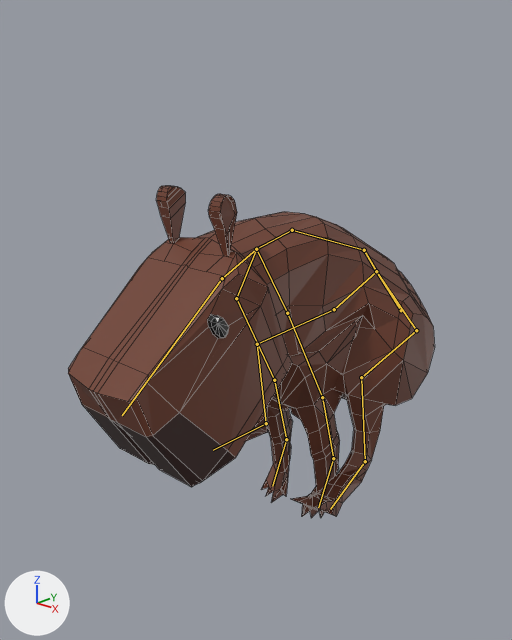
What one commit did to the Blender file asset-sources/Capybara.blend.
The view is the same before and after, from a camera (50 mm lens) standing at (2.1, -1.89, 2.97) and looking at (-0.18, 0.61, 1.81). The lights are fixed; the arrows at lower left show +X, +Y and +Z. Both versions are drawn at frame 20 of the action 'Jumping'; the numbers are the values there. The bones that bend it are drawn over the model as lines. Mesh edges are drawn as thin lines.
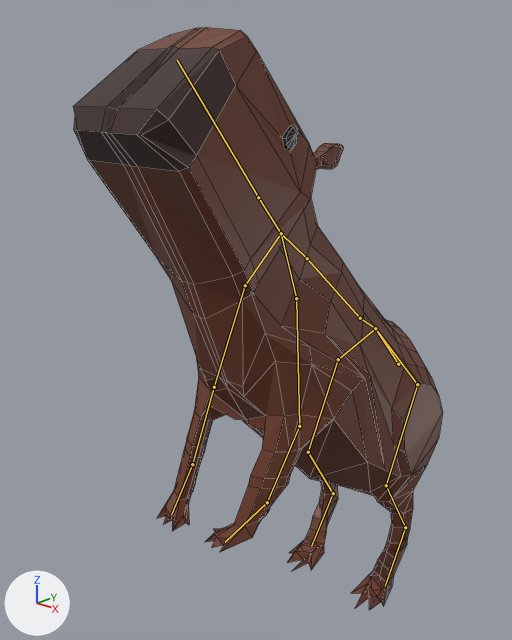
What differs and where, as boxes [x1, y1, x2, y2] in the pictures (512 x 640 px):
'Cube', posed (75% taller): before [68, 186, 435, 518]; after [74, 27, 443, 610]
bone 'Spine', root to tip: before (401, 310) to (376, 271); after (398, 364) to (375, 328)
bone 'Spine.001', root to tip: before (376, 271) to (364, 250); after (375, 328) to (360, 318)
bone 'Spine.002', root to tip: before (364, 250) to (292, 230); after (360, 318) to (307, 258)
bone 'Spine.003', root to tip: before (292, 230) to (256, 249); after (307, 258) to (281, 233)
bone 'Spine.004', root to tip: before (256, 249) to (222, 278); after (281, 233) to (258, 197)
bone 'Spine.005', root to tip: before (222, 278) to (122, 415); after (258, 197) to (177, 60)
bone 'Arm.R', root to tip: before (256, 249) to (236, 298); after (281, 233) to (245, 285)
bone 'Arm.R.001', root to tip: before (236, 298) to (274, 380); after (245, 285) to (214, 387)
bone 'Arm.R.002', root to tip: before (274, 380) to (286, 439); after (214, 387) to (192, 464)
bone 'Arm.R.003', root to tip: before (286, 439) to (272, 486); after (192, 464) to (171, 514)
bone 'Arm.L', root to tip: before (256, 249) to (287, 313); after (281, 233) to (296, 298)
bone 'Arm.L.001', root to tip: before (287, 313) to (322, 397); after (296, 298) to (299, 426)
bone 'Arm.L.002', root to tip: before (322, 397) to (333, 458); after (299, 426) to (267, 502)
bone 'Arm.L.003', root to tip: before (333, 458) to (318, 507); after (267, 502) to (225, 542)
bone 'BArm.R', root to tip: before (376, 271) to (334, 309); after (375, 328) to (338, 359)
bone 'BArm.R.001', root to tip: before (334, 309) to (257, 344); after (338, 359) to (308, 452)
bone 'BArm.R.002', root to tip: before (257, 344) to (266, 423); after (308, 452) to (333, 493)
bone 'BArm.R.003', root to tip: before (266, 423) to (213, 450); after (333, 493) to (311, 546)
bone 'BArm.L', root to tip: before (376, 271) to (416, 330); after (375, 328) to (417, 384)
bone 'BArm.L.001', root to tip: before (416, 330) to (361, 377); after (417, 384) to (386, 485)
bone 'BArm.L.002', root to tip: before (361, 377) to (365, 461); after (386, 485) to (405, 527)
bone 'BArm.L.003', root to tip: before (365, 461) to (330, 509); after (405, 527) to (385, 586)

What the commit changed:
Bone 'Spine' (bone_spine) moves from (0.0, 0.4, -0.57) to (0.0, -0.07, 0.13).
Bone 'Spine' (bone_spine) turns from (-14, 0, 0) to (-16, 0, 0) degrees about its own x, y and z.
Bone 'Spine.001' (bone_spine_001) turns from (-46, 0, 0) to (-29, 0, 0) degrees about its own x, y and z.
Bone 'Spine.002' (bone_spine_002) turns from (28, 0, 0) to (-10, 0, 0) degrees about its own x, y and z.
Bone 'Spine.003' (bone_spine_003) turns from (37, 0, 0) to (10, 0, 0) degrees about its own x, y and z.
Bone 'Spine.004' (bone_spine_004) turns from (14, 0, 0) to (-10, 0, 0) degrees about its own x, y and z.
Bone 'Spine.005' (bone_spine_005) turns from (20, 0, 0) to (3, 0, 0) degrees about its own x, y and z.
Bone 'Arm.R' (bone_arm_r) turns from (-27, 15, -4) to (-4, 2, 0) degrees about its own x, y and z.
Bone 'Arm.R.001' (bone_arm_r_001) turns from (51, 0, 0) to (40, -23, 3) degrees about its own x, y and z.
Bone 'Arm.R.002' (bone_arm_r_002) turns from (4, 0, 0) to (-6, -4, -11) degrees about its own x, y and z.
Bone 'Arm.R.003' (bone_arm_r_003) turns from (9, 0, 0) to (24, 0, 0) degrees about its own x, y and z.
Bone 'Arm.L' (bone_arm_l) turns from (-28, -15, 4) to (-4, -2, 0) degrees about its own x, y and z.
Bone 'Arm.L.001' (bone_arm_l_001) turns from (52, 0, 0) to (39, 24, 6) degrees about its own x, y and z.
Bone 'Arm.L.002' (bone_arm_l_002) turns from (5, 0, 0) to (0, -3, 16) degrees about its own x, y and z.
Bone 'Arm.L.003' (bone_arm_l_003) turns from (7, 0, 0) to (19, 0, 0) degrees about its own x, y and z.
Bone 'BArm.R' (bone_barm_r) turns from (-9, 8, -1) to (-1, 1, 0) degrees about its own x, y and z.
Bone 'BArm.R.001' (bone_barm_r_001) turns from (-43, 6, 7) to (8, 0, 5) degrees about its own x, y and z.
Bone 'BArm.R.002' (bone_barm_r_002) turns from (39, 0, 0) to (6, -1, -4) degrees about its own x, y and z.
Bone 'BArm.R.003' (bone_barm_r_003) turns from (-15, 0, 0) to (8, -1, -1) degrees about its own x, y and z.
Bone 'BArm.L' (bone_barm_l) turns from (-8, -7, 0) to (-1, -1, 0) degrees about its own x, y and z.
Bone 'BArm.L.001' (bone_barm_l_001) turns from (-44, -4, -6) to (8, -1, -1) degrees about its own x, y and z.
Bone 'BArm.L.002' (bone_barm_l_002) turns from (41, 0, 0) to (5, 1, 0) degrees about its own x, y and z.
Bone 'BArm.L.003' (bone_barm_l_003) turns from (-11, 1, 0) to (8, 0, -1) degrees about its own x, y and z.
